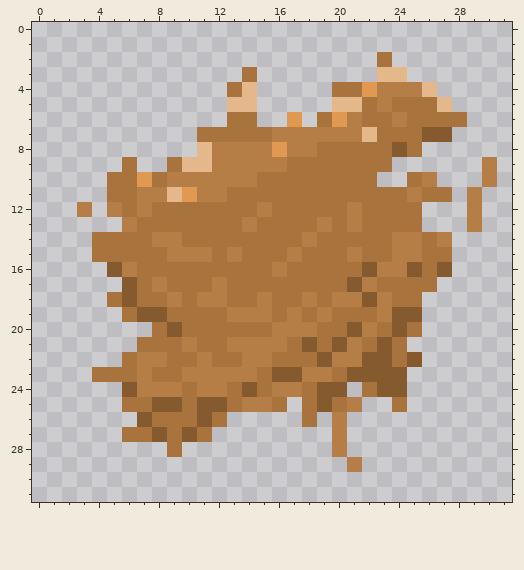
Two versions of one pixel-art sprite, public/assets/hairball_halfsize.png. The picture above was drawn from the file before the commit.
The file is 32x32 pixels.
After:
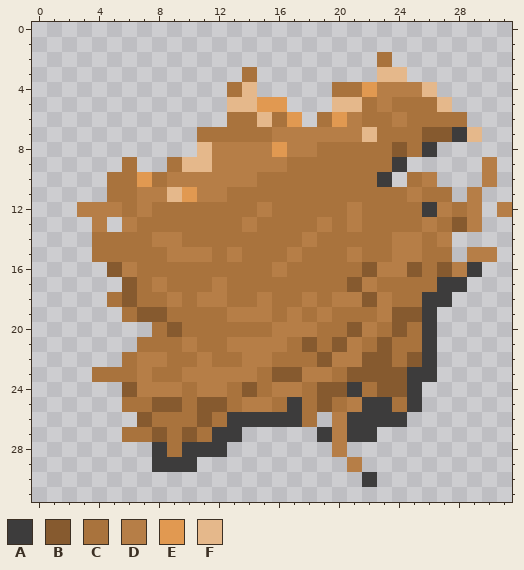
Palette (. is transparent): A #3d3c3c  B #865a2f  C #a9733d  D #b67e47  E #e19951  F #e5b88b
From old to new:
@@ x 0..31 @@
  4 .............CF.....CCEDDDF.....
- 5 .............FF.....FFCDCCCF....
- 6 .............CC..E.CEDCCDCCCC...
- 7 ...........CCCCCDDDDDDFCCCBB....
- 8 ...........FDDDDEDDCCCCCBC......
- 9 ......C..CFFDDDDDCCCCCCC......D.
-10 .....CCECDDDDDDCCCCCCCC..CD...D.
+ 5 .............FFEE...FFCDCCCF....
+ 6 .............CCFCE.CEDCCDCCCC...
+ 7 ...........CCCCCDDDDDDFCCCBBAF..
+ 8 ...........FDDDDEDDCCCCCBCA.....
+ 9 ......C..CFFDDDDDCCCCCCCA.....D.
+10 .....CCECDDDDDDCCCCCCCCA.CD...D.
 11 .....CCDDFEDDCCCCCCCCCCCCDCC.D..
-12 ...D.DCDCCCCCCCDCCCCCDCCCC...D..
-13 ......DCCCCCCCDCCCCDCDCCCC...D..
+12 ...DDDCDCCCCCCCDCCCCCDCCCCADCD.D
+13 ....D.DCCCCCCCDCCCCDCDCCCCDCBD..
 14 ....CCCCDDCCCCCCCCDCCCCCDDCD....
-15 ....CCCCCDDDCDCCCDCCCDCCDDCC....
-16 .....BDCCCCCCCCCDCCCCCBDDBCB....
-17 ......BCDCCCDCCCCCCCCBDCCCC.....
-18 .....CBCCDCDDCCDCCDCDDBDCC......
-19 ......CBBCCCCDDDCDCDCCCDBB......
-20 ........CBCCCCCCDDDCCBDCBC......
-21 .......CCCDCCDDDDCBCBDCBC.......
-22 ......CDDCCDCCDDCCCBDDBBCB......
-23 ....CCCDCCDDDDDCBBDDCBBBB.......
-24 ......BDDDCDDCBCDDCBB.CBB.......
-25 ......CCBBCBBCDDC.CBCD..C.......
-26 .......BCCCBC.....C.D...........
-27 ......CCBCBC........D...........
-28 .........C..........D...........
-29 .....................D..........
-30 ................................
+15 ....CCCCCDDDCDCCCDCCCDCCDDCC.DD.
+16 .....BDCCCCCCCCCDCCCCCBDDBCBDA..
+17 ......BCDCCCDCCCCCCCCBDCCCCAA...
+18 .....CBCCDCDDCCDCCDCDDBDCCAA....
+19 ......CBBCCCCDDDCDCDCCCDBBA.....
+20 ........CBCCCCCCDDDCCBDCBCA.....
+21 .......CCCDCCDDDDCBCBDCBCCA.....
+22 ......CDDCCDCCDDCCCBDDBBCBA.....
+23 ....CCCDCCDDDDDCBBDDCBBBBAA.....
+24 ......BDDDCDDCBCDDCBBACBBA......
+25 ......CCBBCBBCDDCACBCDAACA......
+26 .......BCCCBCAAAAAC.DAAAA.......
+27 ......CCBCBCAA.....ADAA.........
+28 ........ACAAA.......D...........
+29 ........AAA..........D..........
+30 ......................A.........
 31 ................................
Boxes around the changes in both pictures, in picture pixels (x1, y1, x2, y2):
added: (257, 97, 287, 127)
added: (152, 127, 512, 487)
added: (92, 202, 107, 232)
